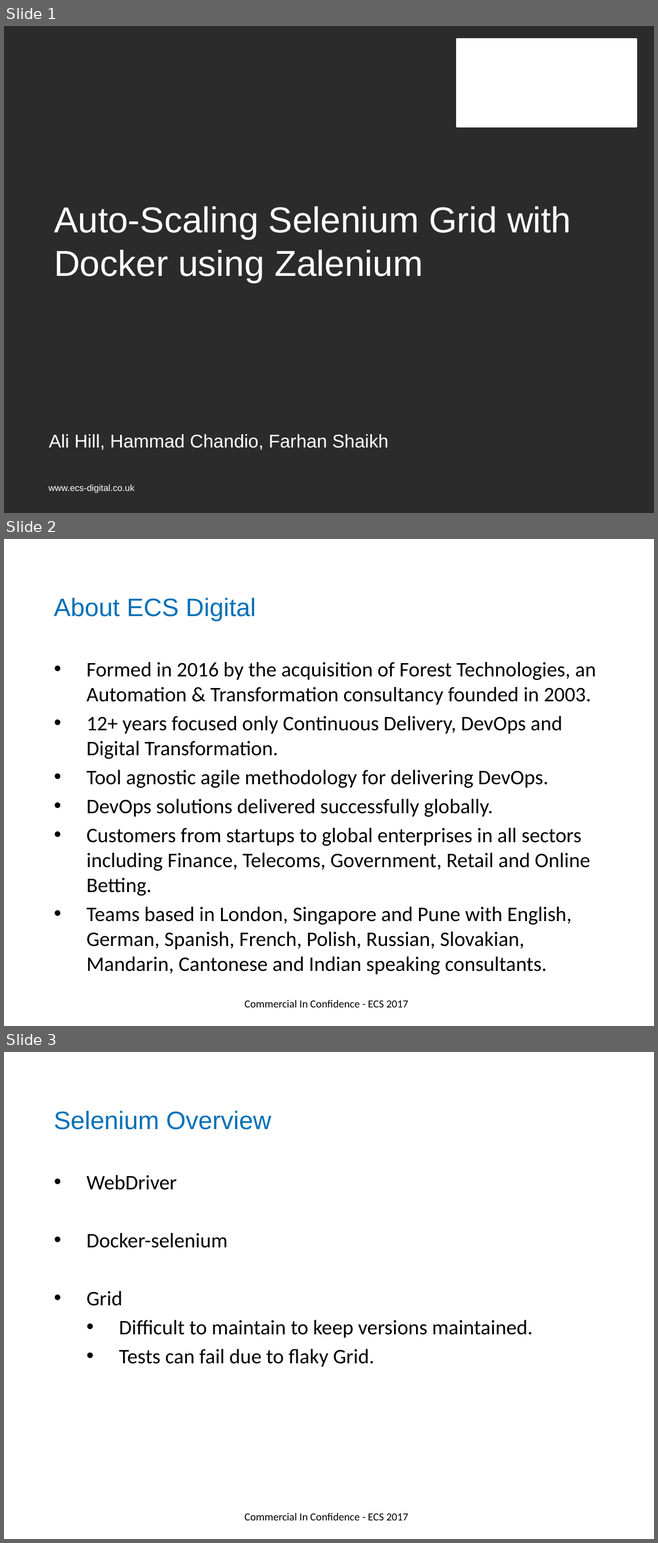
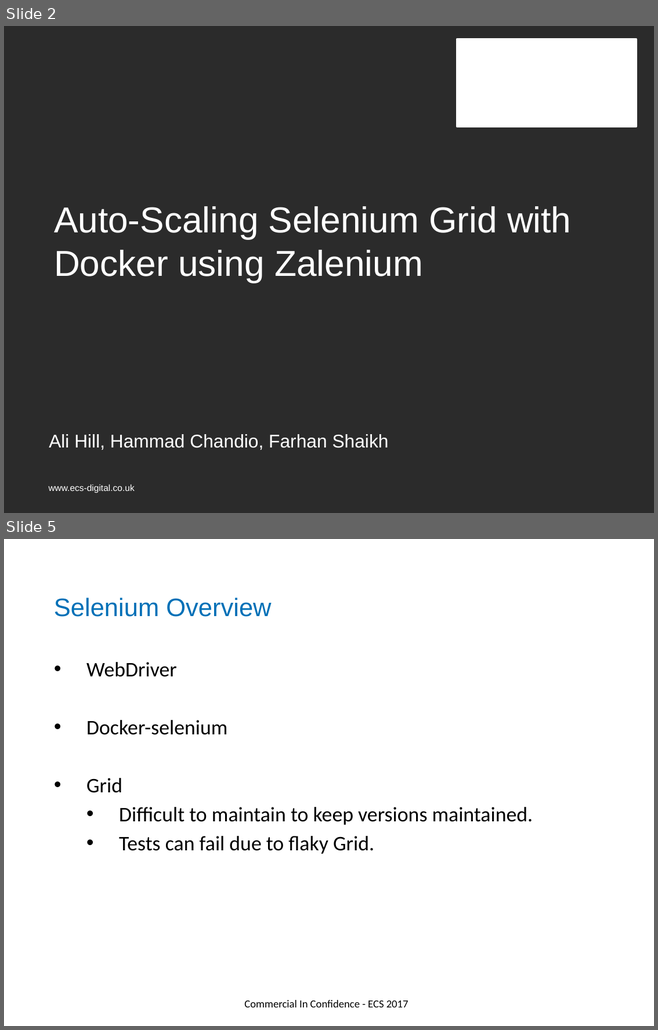
Before and after one commit to DevOpsPlayground/Hands-on-with-Selenium-Auto-Scaling-using-Docker-and-Zalenium, a slide deck: ECS_Digital_Template.pptx. Shown one above the other, each under a label of ours: slides 1, 2 and 3 before the commit, slides 2 and 5 after it; the slides between them are not shown. The pictures are 658x1543 and 658x1030 pixels, drawn with LibreOffice and Linux fonts; fonts in the diff are those of the drawing; background and template pictures are left out; a plain dark background stands for a picture behind light text. Boxes give left, top, right and bottom in pixels: in the first picture for what was removed or moved away, otherwise in the second. Text is boxed around its words. In the diff, an @@ line names an element or a change of style, - is before the commit and + after.

```diff
--- a/ECS_Digital_Template.pptx
+++ b/ECS_Digital_Template.pptx
@@ slide 2 removed at (4,539,654,1026), background #FFFFFF; not listed: 1 template element that a slide beside it also shows @@
@@ text removed at (54,598,256,621) @@
-About ECS Digital
@@ text removed at (86,662,596,975) @@
-• Formed in 2016 by the acquisition of Forest Technologies, an Automation & Transformation consultancy founded in 2003.
-• 12+ years focused only Continuous Delivery, DevOps and Digital Transformation.
-• Tool agnostic agile methodology for delivering DevOps.
-• DevOps solutions delivered successfully globally.
-• Customers from startups to global enterprises in all sectors including Finance, Telecoms, Government, Retail and Online Betting.
-• Teams based in London, Singapore and Pune with English, German, Spanish, French, Polish, Russian, Slovakian, Mandarin, Cantonese and Indian speaking consultants.
@@ text removed at (244,1000,408,1008) @@
-Commercial In Confidence - ECS 2017
@@ what was slide 1 is now slide 2 @@
@@ what was slide 3 is now slide 5 @@
```
Also in this commit, not shown: 1 slide changed, 4 slides added, 4 other files.
